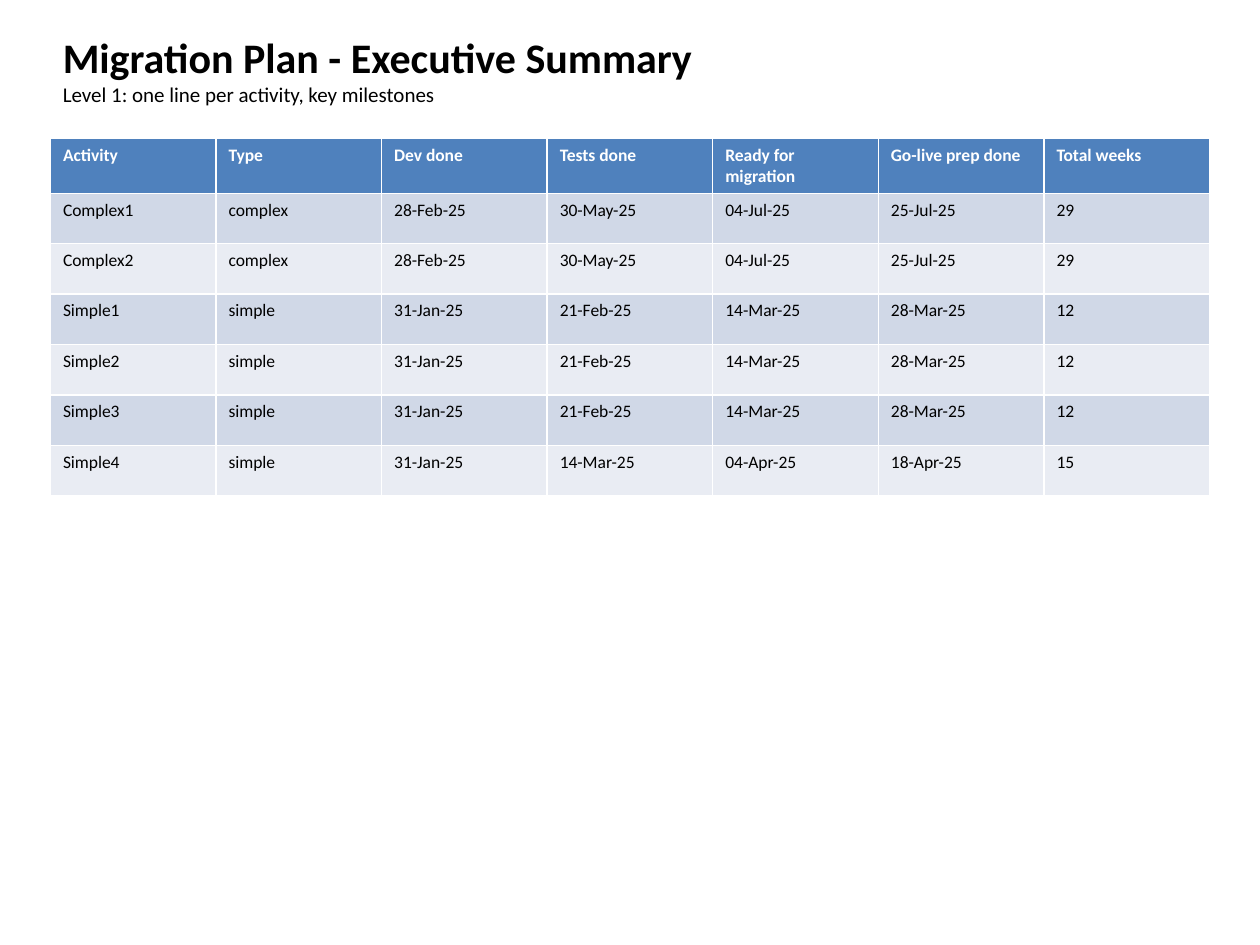
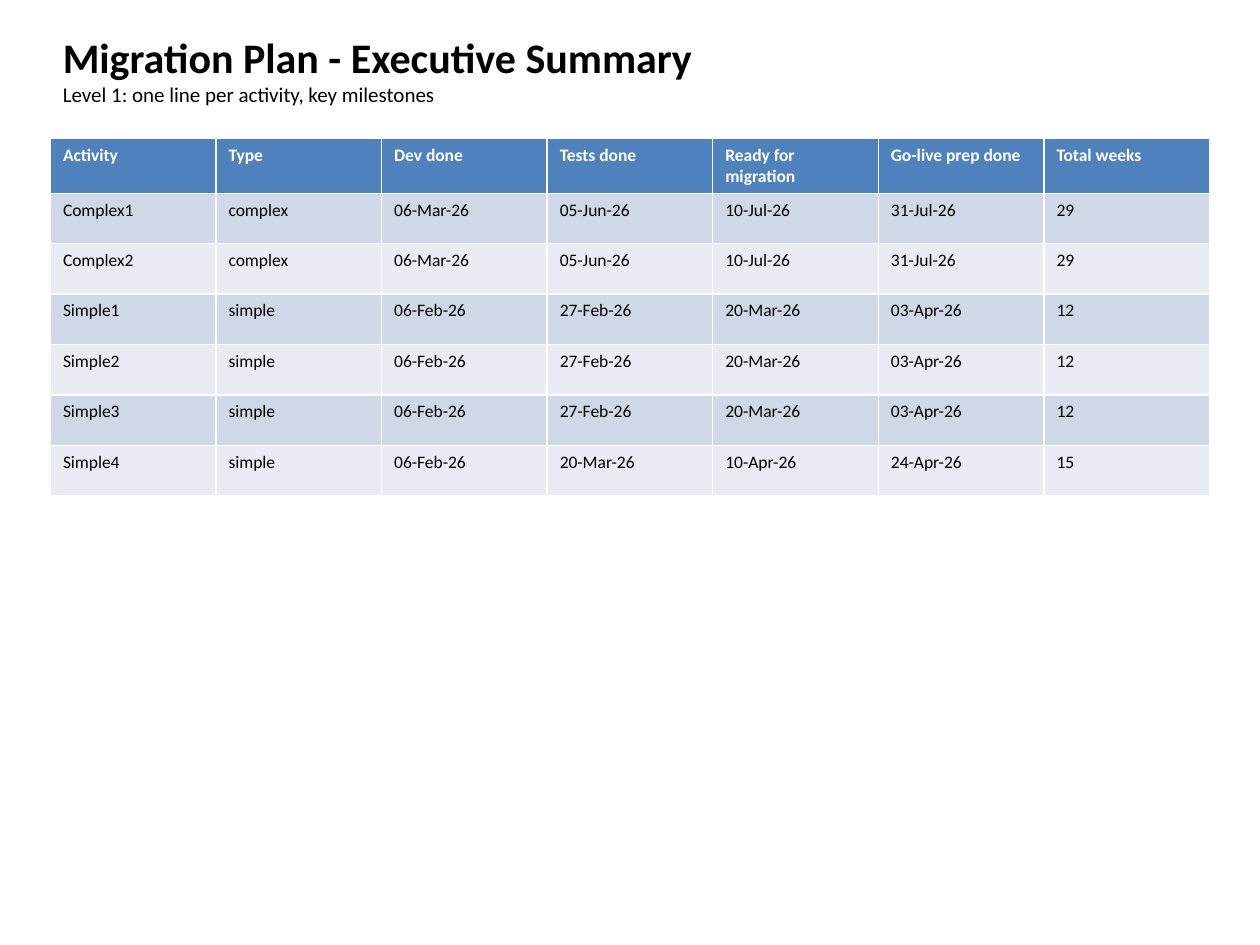
Before and after one commit to larsrude/projplan40, a slide deck: slide 1 of migration_plan.pptx. Drawn at 1260x945 pixels with LibreOffice and Linux fonts; fonts in the diff are those of the drawing. Boxes give left, top, right and bottom in pixels: in the first picture for what was removed or moved away, otherwise in the second. Text is boxed around its words. In the diff, an @@ line names an element or a change of style, - is before the commit and + after.

```diff
--- a/migration_plan.pptx
+++ b/migration_plan.pptx
@@ table at box(50, 139, 1206, 491) @@
-row 2: Complex1 | complex | 28-Feb-25 | 30-May-25 | 04-Jul-25 | 25-Jul-25 | 29
+row 2: Complex1 | complex | 06-Mar-26 | 05-Jun-26 | 10-Jul-26 | 31-Jul-26 | 29
-row 3: Complex2 | complex | 28-Feb-25 | 30-May-25 | 04-Jul-25 | 25-Jul-25 | 29
+row 3: Complex2 | complex | 06-Mar-26 | 05-Jun-26 | 10-Jul-26 | 31-Jul-26 | 29
-row 4: Simple1 | simple | 31-Jan-25 | 21-Feb-25 | 14-Mar-25 | 28-Mar-25 | 12
+row 4: Simple1 | simple | 06-Feb-26 | 27-Feb-26 | 20-Mar-26 | 03-Apr-26 | 12
-row 5: Simple2 | simple | 31-Jan-25 | 21-Feb-25 | 14-Mar-25 | 28-Mar-25 | 12
+row 5: Simple2 | simple | 06-Feb-26 | 27-Feb-26 | 20-Mar-26 | 03-Apr-26 | 12
-row 6: Simple3 | simple | 31-Jan-25 | 21-Feb-25 | 14-Mar-25 | 28-Mar-25 | 12
+row 6: Simple3 | simple | 06-Feb-26 | 27-Feb-26 | 20-Mar-26 | 03-Apr-26 | 12
-row 7: Simple4 | simple | 31-Jan-25 | 14-Mar-25 | 04-Apr-25 | 18-Apr-25 | 15
+row 7: Simple4 | simple | 06-Feb-26 | 20-Mar-26 | 10-Apr-26 | 24-Apr-26 | 15
```
Also in this commit, not shown: 8 other slides changed, 1 other file.
